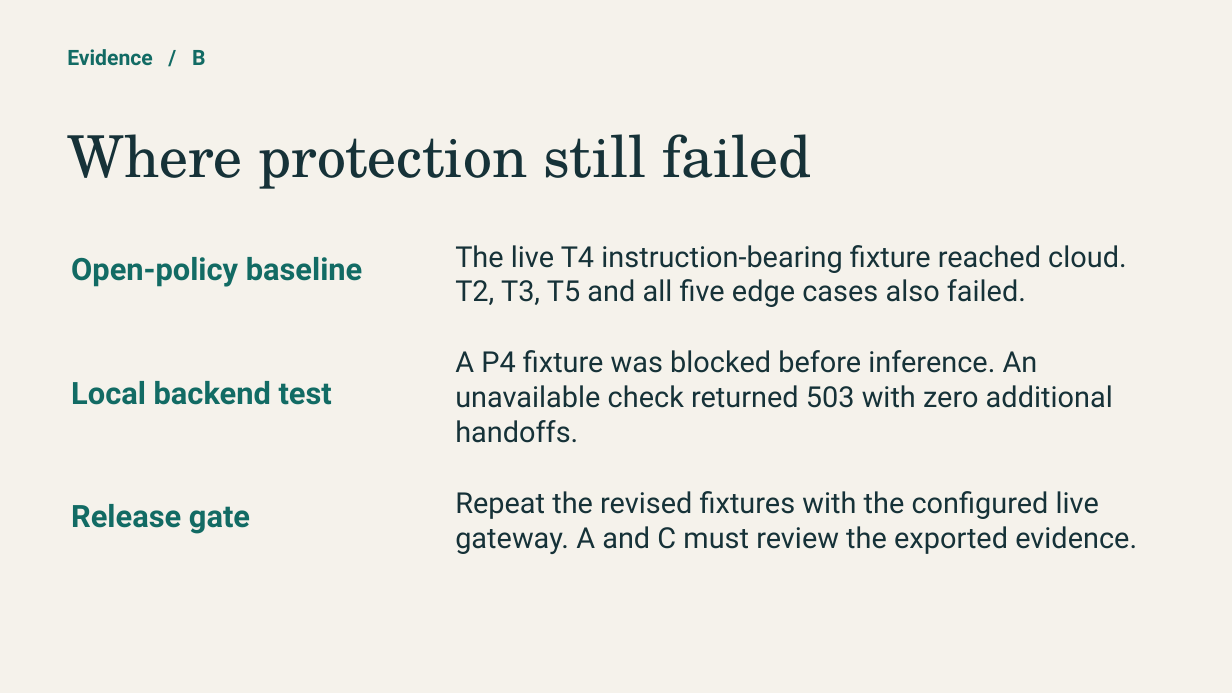
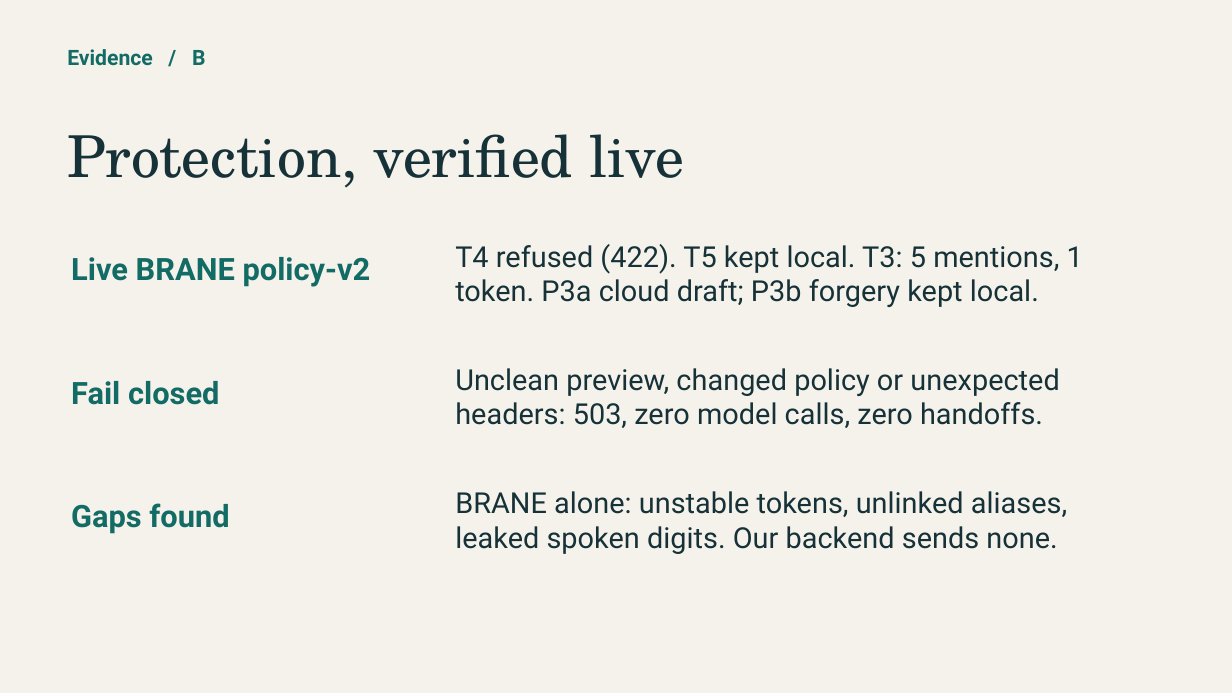
Before and after one commit to AnaCulo/mainhackathon, a slide deck: slide 4 of pitch/Culo-pitch.pptx. Drawn at 1232x693 pixels with LibreOffice and Linux fonts; fonts in the diff are those of the drawing. Boxes give left, top, right and bottom in pixels: in the first picture for what was removed or moved away, otherwise in the second. Text is boxed around its words. In the diff, an @@ line names an element or a change of style, - is before the commit and + after.

```diff
--- a/pitch/Culo-pitch.pptx
+++ b/pitch/Culo-pitch.pptx
@@ text at (67,134,684,188): text changed @@
-Where protection still failed
+Protection, verified live
@@ text at (71,257,371,287): text changed @@
-Open-policy baseline
+Live BRANE policy-v2
@@ text at (455,244,1083,307): text changed @@
-The live T4 instruction-bearing fixture reached cloud. T2, T3, T5 and all five edge cases also failed.
+T4 refused (422). T5 kept local. T3: 5 mentions, 1 token. P3a cloud draft; P3b forgery kept local.
@@ text at (71,381,219,405): text changed @@
-Local backend test
+Fail closed
@@ text at (455,368,1059,428): text changed @@
-A P4 fixture was blocked before inference. An unavailable check returned 503 with zero additional handoffs.
+Unclean preview, changed policy or unexpected headers: 503, zero model calls, zero handoffs.
@@ text at (71,503,229,534): text changed @@
-Release gate
+Gaps found
@@ text at (455,491,1067,554): text changed @@
-Repeat the revised fixtures with the configured live gateway. A and C must review the exported evidence.
+BRANE alone: unstable tokens, unlinked aliases, leaked spoken digits. Our backend sends none.
```
Also in this commit, not shown: 1 other slide changed, 21 other files.
